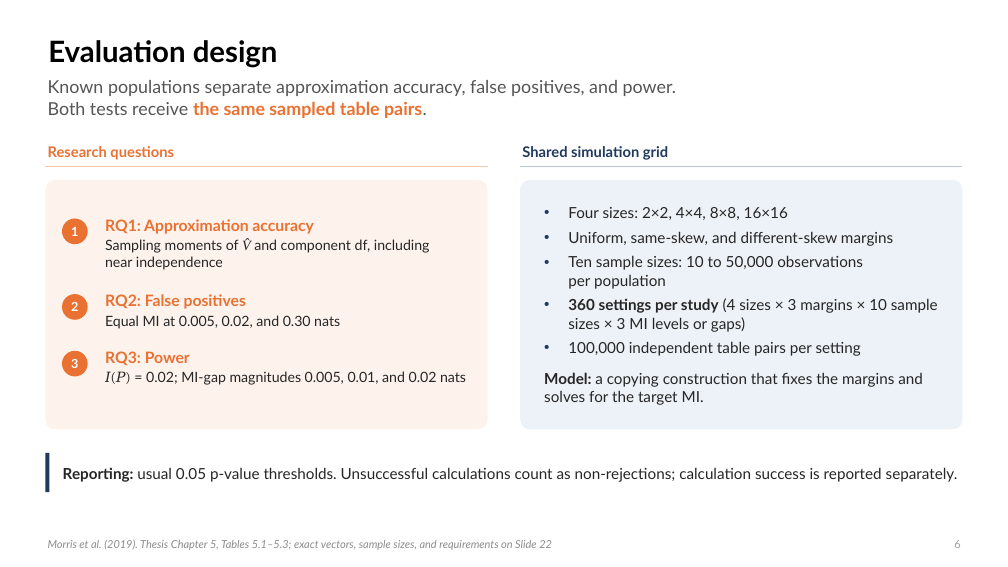
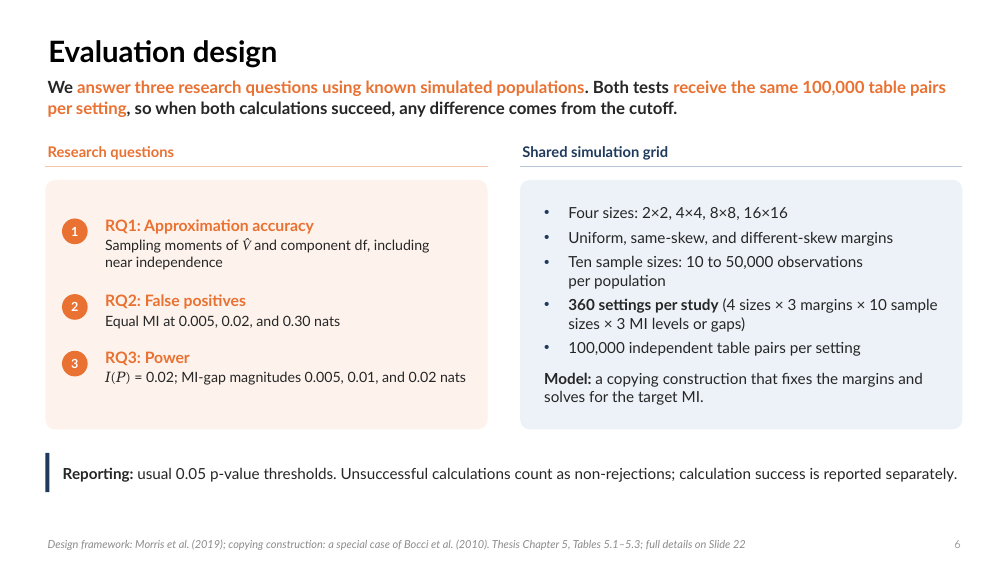
Before and after one commit to dzhao61/MCSResearchSimulations, a slide deck: slide 6 of Thesis Presentation/Daniel_Zhao_Welch_MI_Presentation_Final.pptx. Drawn at 1008x567 pixels with LibreOffice and Linux fonts; fonts in the diff are those of the drawing. Boxes give left, top, right and bottom in pixels: in the first picture for what was removed or moved away, otherwise in the second. Text is boxed around its words. In the diff, an @@ line names an element or a change of style, - is before the commit and + after.

```diff
--- a/Thesis Presentation/Daniel_Zhao_Welch_MI_Presentation_Final.pptx
+++ b/Thesis Presentation/Daniel_Zhao_Welch_MI_Presentation_Final.pptx
@@ text at (48,80,946,117): text changed; size 17 to 16 pt; text colour #555555 to #E97132; bold on @@
-Known populations separate approximation accuracy, false positives, and power.
-Both tests receive the same sampled table pairs.
+We answer three research questions using known simulated populations. Both tests receive the same 100,000 table pairs per setting, so when both calculations succeed, any difference comes from the cutoff.
@@ text at (48,540,746,550): text changed @@
-Morris et al. (2019). Thesis Chapter 5, Tables 5.1–5.3; exact vectors, sample sizes, and requirements on Slide 22
+Design framework: Morris et al. (2019); copying construction: a special case of Bocci et al. (2010). Thesis Chapter 5, Tables 5.1–5.3; full details on Slide 22
```
Also in this commit, not shown: 22 other slides changed, 9 other files.
